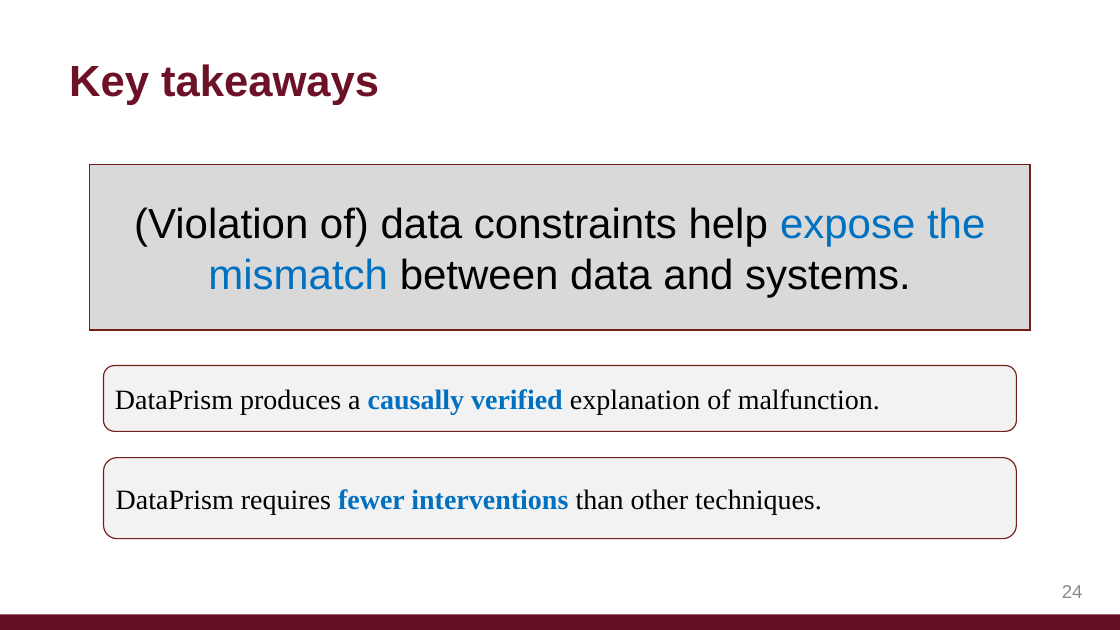
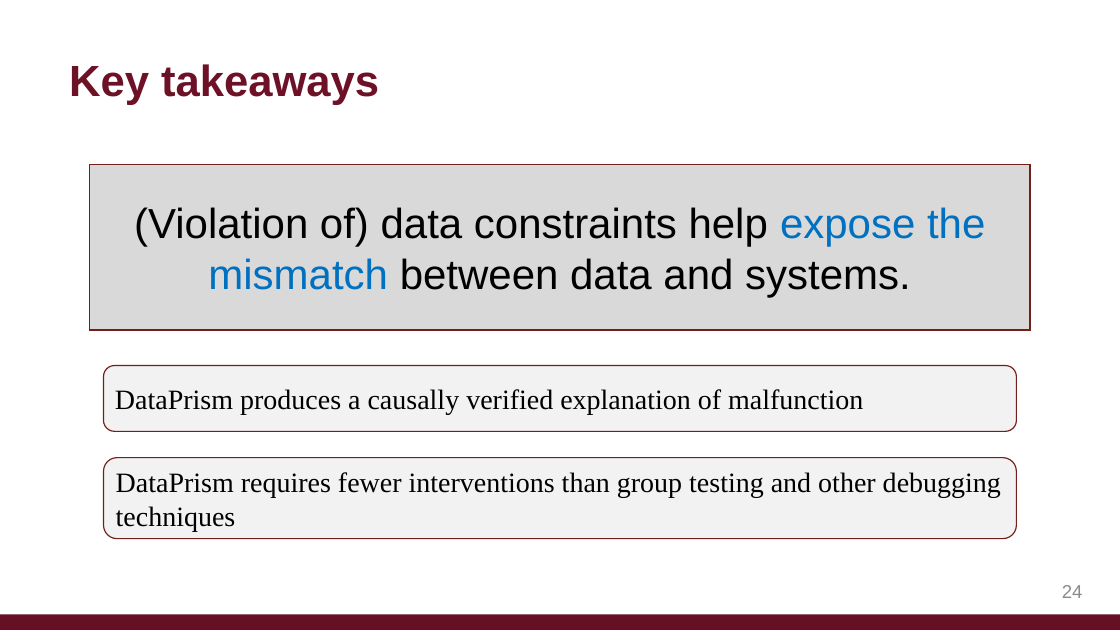
Before and after one commit to afariha/afariha.github.io, a slide deck: slide 24 of posters_and_slides/NWDS_2023_Talk.pptx. Drawn at 1120x630 pixels with LibreOffice and Linux fonts; fonts in the diff are those of the drawing. Boxes give left, top, right and bottom in pixels: in the first picture for what was removed or moved away, otherwise in the second. Text is boxed around its words. In the diff, an @@ line names an element or a change of style, - is before the commit and + after.

```diff
--- a/posters_and_slides/NWDS_2023_Talk.pptx
+++ b/posters_and_slides/NWDS_2023_Talk.pptx
@@ text in rounded rectangle at (x1=115, y1=389, x2=863, y2=415): text changed @@
-DataPrism produces a causally verified explanation of malfunction.
+DataPrism produces a causally verified explanation of malfunction
@@ text in rounded rectangle at (x1=116, y1=472, x2=1001, y2=531): text changed @@
-DataPrism requires fewer interventions than other techniques.
+DataPrism requires fewer interventions than group testing and other debugging techniques
```
Also in this commit, not shown: 4 other slides changed, 1 slide added, 1 slide removed, 1 other file.
